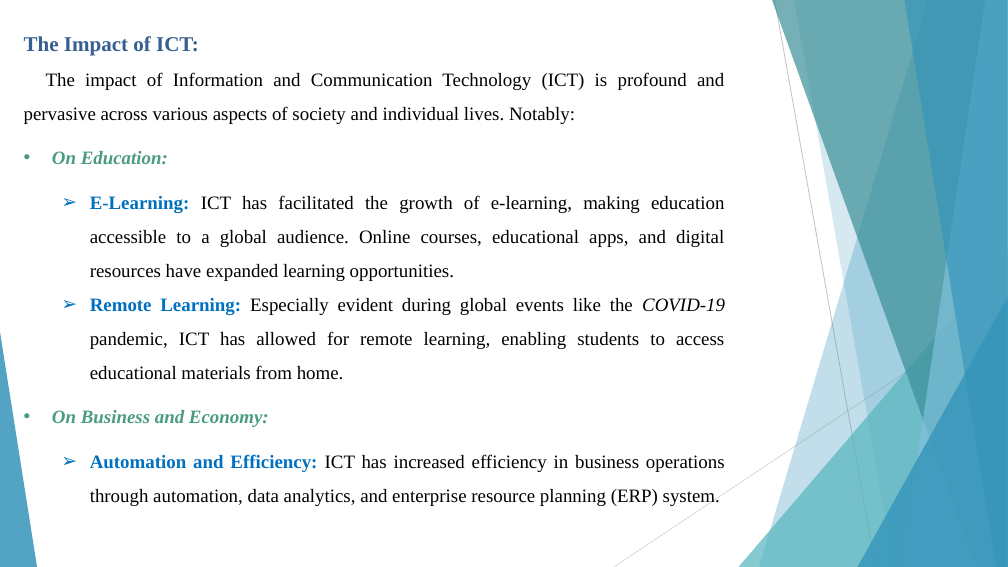
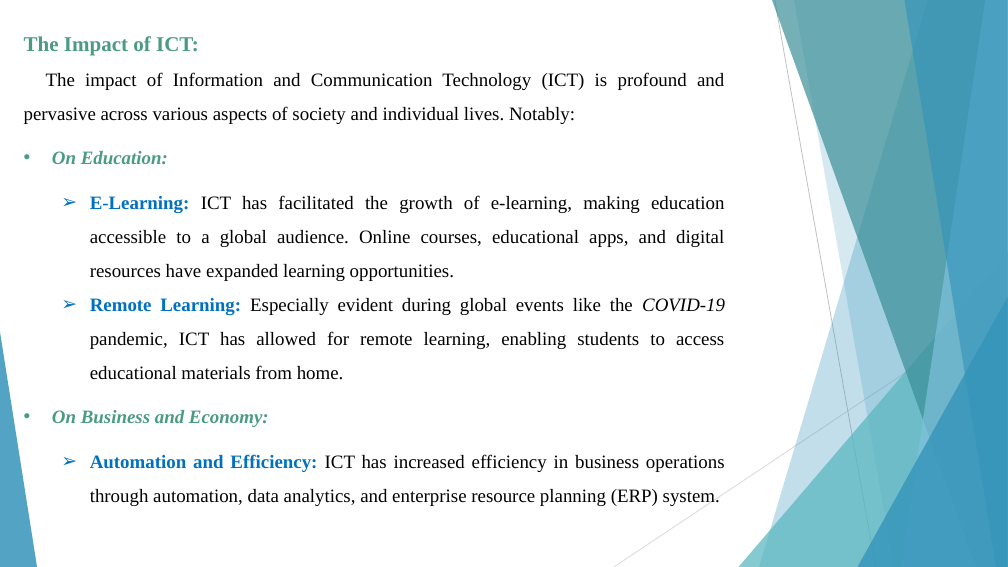
Before and after one commit to kamiri-lilia/projet-final, a slide deck: slide 8 of TIC_PP.pptx. Drawn at 1008x567 pixels with LibreOffice and Linux fonts; fonts in the diff are those of the drawing. Boxes give left, top, right and bottom in pixels: in the first picture for what was removed or moved away, otherwise in the second. Text is boxed around its words. In the diff, an @@ line names an element or a change of style, - is before the commit and + after.

```diff
--- a/TIC_PP.pptx
+++ b/TIC_PP.pptx
@@ text at (24, 36, 199, 56): text colour #365F91 to #4A9B83 in "The Impact of ICT:" @@
```
Also in this commit, not shown: 8 other slides changed, 8 slides added.
